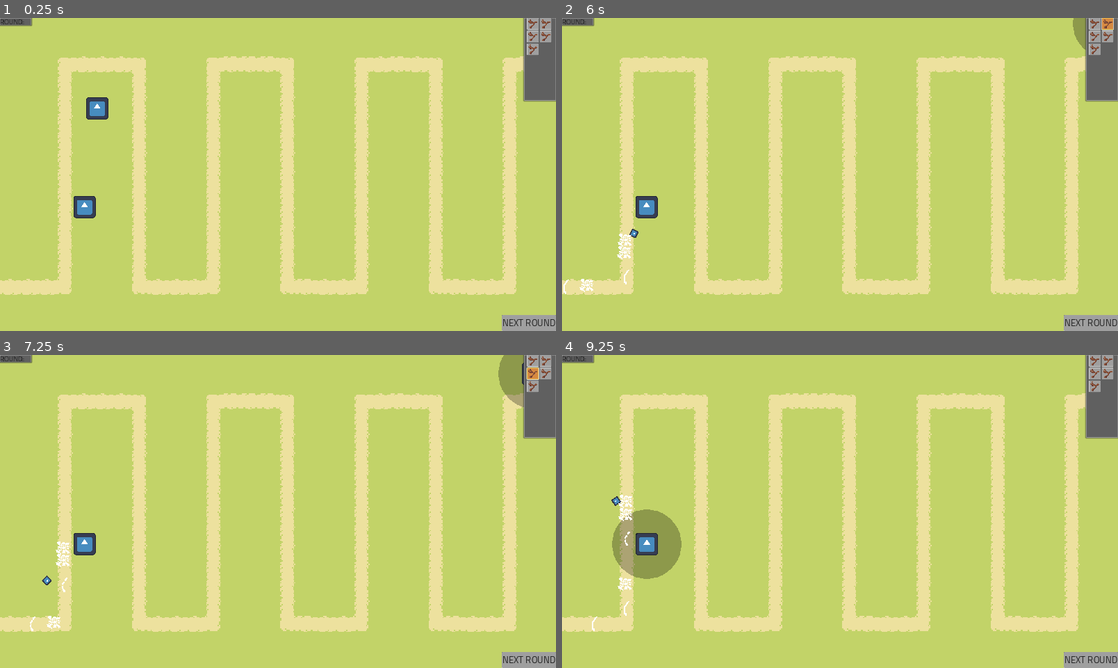
Above: before the commit, frames 1-4 (two rows, left to right).
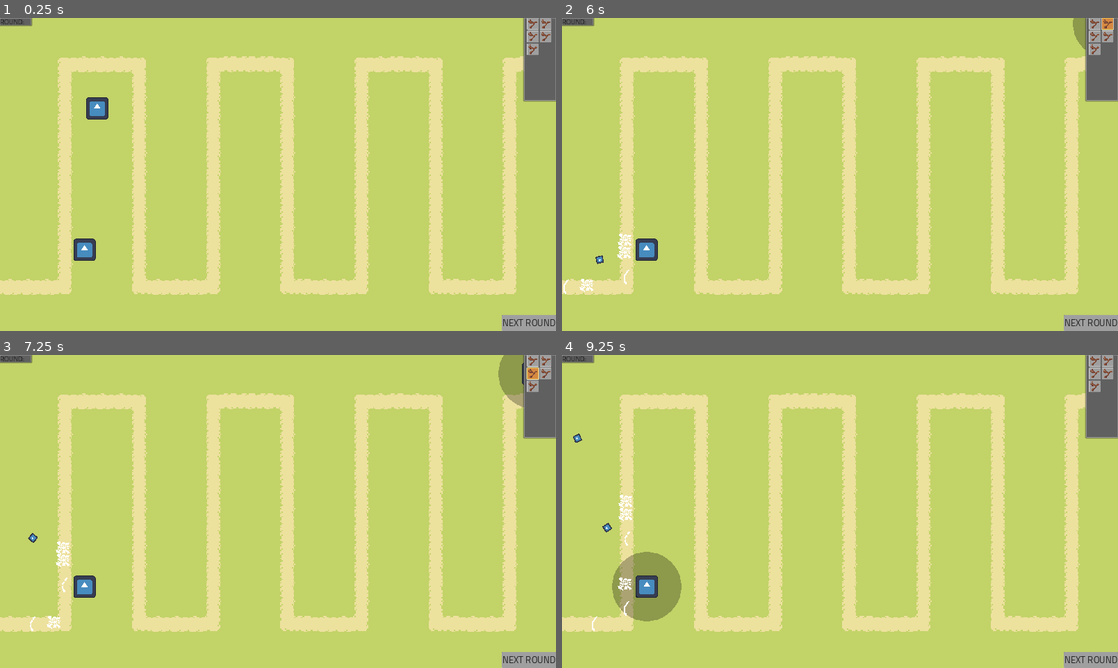
Above: after the commit, the same moments.

Repository: MindVisceral/BoneTD
Game: Godot game, scene res://Levels/Level1/Level1.tscn
Same seed, same stepped clock (60 frames per second), same inputs: the game is played once before the commit and once after it. This scene is started directly instead of the project's main scene. The engine's default icon, where the game draws it, is replaced by a stand-in: a white triangle on a blue panel in a dark square.
Inputs (mouse positions are in pixels of both pictures, inside the frame that each line leads up to; where the layout moved, square brackets give the same spot in the first picture):
- Up to frame 1 (0.25 s): no input
- Up to frame 2 (6 s): click "NEXT ROUND" at 0.5 s; click "NEXT ROUND" at 1.25 s; click (662, 108) at 2.02 s; click (684, 121) at 2.75 s; click (634, 121) at 3.5 s; click (662, 83) at 4.25 s; click (1095, 24) at 5 s; click (1106, 24) at 5.75 s
- Up to frame 3 (7.25 s): click (533, 373) at 6.5 s
- Up to frame 4 (9.25 s): click (1106, 373) at 7.25 s; click (1095, 386) at 8 s; click (645, 586) [645, 542] at 8.75 s

The runs differ from the first frame. In frame 1, 0.6% of the frame differs, in the area x 13-18%, y 56-78%; in frame 2, 0.6%; in frame 3, 0.6%; in frame 4, 3.2%, in the area x 2-22%, y 25-86%.
Error before the commit: Cannot call method 'instantiate' on a null value. (res://Entities/Towers/BaseTower/BaseTower.gd:362)
Error after the commit: Cannot call method 'instantiate' on a null value. (res://Entities/Towers/BaseTower/BaseTower.gd:347)

Commit message:
Moved Base-, added Straight-Bullet, stats moved

Diff:
--- a/Entities/Towers/BaseTower/BaseBullet.gd
+++ /dev/null
@@ -1,65 +0,0 @@
-class_name BaseBullet
-extends Area2D
-
-###-------------------------------------------------------------------------###
-##### Bullet Variables
-###-------------------------------------------------------------------------###
-
-## NOTE: These are all set by the Tower which shoots this Bullet.
-## NOTE: Check the BaseTower script for more information
-
-## Bullet's base speed
-var speed: int = 80
-## Default damage dealt by this bullet
-var damage: int = 1
-## How many times this Bullet can go through an Enemy/Enemies before breaking.
-## "0" means that this Bullet does not pierce - it deals damage once and is destroyed,
-## "1" means that this Bullet can deal damage up to two times and it's destroyed on the second hit
-var piercings_left: int = 0
-
-## The Texture which this Bullet's Sprite will use. This is the default
-var sprite_texture: CompressedTexture2D = preload("res://icon.svg")
-
-
-###-------------------------------------------------------------------------###
-##### Onready Variables
-###-------------------------------------------------------------------------###
-
-@onready var sprite: Sprite2D = $Sprite
-
-func _ready() -> void:
-	sprite.texture = sprite_texture
-
-func _physics_process(delta: float) -> void:
-	## Make the bullet move at speed over time
-	global_position += transform.x * speed * delta
-
-
-## Check for Enemies
-func _on_area_entered(area: Area2D) -> void:
-	if area is Hurtbox:
-
-		## Create a new DamageData to send over, give it this bullet's variables, and send it over
-		## to the area's (which is a Hurtbox) Entity (which should be an Enemy)
-		var damageData = DamageData.new()
-		damageData.damage_value = damage
-		## Finally, pass over that DamageData
-		area.pass_DamageData(damageData)
-
-		## If the Bullet still has some piercing power after this hit, let it continue
-		if piercings_left > 0:
-			piercings_left -= 1
-		## This Bullet cannot pierce anymore. Time to be destroyed
-		else:
-			## And destroy the bullet
-			queue_free()
-
-## Check for Environment
-func _on_body_entered(body: Node2D) -> void:
-	if body:
-		queue_free()
-
-
-## When this Timer runs out, destroy the bullet to save on performance.
-func _on_destroy_timer_timeout() -> void:
-	queue_free()
--- a/Entities/Towers/BaseTower/BaseTower.gd
+++ b/Entities/Towers/BaseTower/BaseTower.gd
@@ -84,21 +84,6 @@
 
 ## Time until the next singular shot can be fired
 @export_range(0.05, 15.0, 0.05) var shot_delay: float = 1.0
-
-
-###-------------------------------------------------------------------------###
-##### Bullet Variables
-###-------------------------------------------------------------------------###
-
-@export_group("Bullet stuff")
-
-## Default damage dealt by the bullet
-@export_range(0, 9999, 1) var bullet_damage: int = 1
-
-## How many times a Bullet created by this Tower can go through an Enemy/Enemies before breaking.
-## "0" means that this Bullet does not pierce - it deals damage once and is destroyed,
-## "1" means that this Bullet can deal damage up to two times and it's destroyed on the second hit
-@export_range(0, 9999, 1) var bullet_piercing_amount: int = 0
 
 
 ###-------------------------------------------------------------------------###
--- /dev/null
+++ b/Entities/Towers/ProjectileTower/BaseBullet.gd
@@ -0,0 +1,92 @@
+class_name BaseBullet
+extends Area2D
+
+
+## NOTE: This BaseBullet has no movement code!
+## Movement is Bullet-specific, so use the right inherited Bullet for any movement pattern you need
+
+
+###-------------------------------------------------------------------------###
+##### Base Bullet References
+###-------------------------------------------------------------------------###
+
+## The Texture which this Bullet's Sprite will use. icon.svg is used by default
+@export var sprite_texture: CompressedTexture2D = preload("res://icon.svg")
+
+
+###-------------------------------------------------------------------------###
+##### Base Bullet Variables
+###-------------------------------------------------------------------------###
+
+## Bullet's base movement speed
+@export var speed: int = 80
+
+## Default damage dealt by this bullet
+@export var damage: int = 1
+
+## How many times this Bullet can go through an Enemy/Enemies before it breaks and disappears.
+## "0" means that this Bullet does not pierce - it deals damage once and is destroyed,
+## "1" means that this Bullet can deal damage up to two times and it's destroyed on the second hit
+@export var piercings_left: int = 0
+
+
+###-------------------------------------------------------------------------###
+##### Onready Variables
+###-------------------------------------------------------------------------###
+
+@onready var sprite: Sprite2D = $Sprite
+
+
+###-------------------------------------------------------------------------###
+##### Setup function
+###-------------------------------------------------------------------------###
+
+func _ready() -> void:
+	sprite.texture = sprite_texture
+
+
+###-------------------------------------------------------------------------###
+##### Enemy interaction
+###-------------------------------------------------------------------------###
+
+## Check for Enemies. This is just a basic check - replace when needed.
+func _on_area_entered(area: Area2D) -> void:
+	if area is Hurtbox:
+
+		## Create a new DamageData to send over, give it this bullet's variables, and send it over
+		## to the area's (which is a Hurtbox) Entity (which should be an Enemy)
+		var damageData = DamageData.new()
+		damageData.damage_value = damage
+		## Finally, pass over that DamageData
+		area.pass_DamageData(damageData)
+
+		## If the Bullet still has some piercing power after this hit, let it continue
+		if piercings_left > 0:
+			piercings_left -= 1
+		## This Bullet cannot pierce anymore. Time for it to be destroyed.
+		else:
+			destroy_bullet()
+
+
+###-------------------------------------------------------------------------###
+##### Environment interaction
+###-------------------------------------------------------------------------###
+
+## Check for Environment. The Bullet is destroyed by default.
+func _on_body_entered(body: Node2D) -> void:
+	if body:
+		destroy_bullet()
+
+
+###-------------------------------------------------------------------------###
+##### Bullet destruction
+###-------------------------------------------------------------------------###
+
+## When the Bullet has served its function - hit an Enemy or an Environmental obstacle
+func destroy_bullet() -> void:
+	queue_free()
+
+## When this Timer runs out, destroy the bullet to save on performance.
+## No need for special effects - destroy_bullet() is for that.
+func _on_destroy_timer_timeout() -> void:
+	queue_free()
--- a/Entities/Towers/BaseTower/BaseBullet.tscn
+++ b/Entities/Towers/ProjectileTower/BaseBullet.tscn
@@ -1,6 +1,6 @@
 [gd_scene load_steps=3 format=3 uid="uid://dtej8bo36swce"]
 
-[ext_resource type="Script" path="res://Entities/Towers/BaseTower/BaseBullet.gd" id="1_7rx70"]
+[ext_resource type="Script" path="res://Entities/Towers/ProjectileTower/BaseBullet.gd" id="1_7rx70"]
 [ext_resource type="Texture2D" uid="uid://c6mdmcmvjs336" path="res://icon.svg" id="1_kohja"]
 
 [node name="BaseBullet" type="Area2D"]
--- a/Entities/Towers/ProjectileTower/ProjectileTower.gd
+++ b/Entities/Towers/ProjectileTower/ProjectileTower.gd
@@ -19,26 +19,7 @@
 
 ## Reference to the Bullet scene, which this Tower will 'shoot' (instantiate).
 ## NOTE: This is unique to Projectile-type Towers!
-@export var bullet_scene: PackedScene = \
-	preload("res://Entities/Towers/BaseTower/BaseBullet.tscn")
-
-
-###-------------------------------------------------------------------------###
-##### Bullet Variables
-###-------------------------------------------------------------------------###
-
-@export_group("Bullet stuff")
-
-
-## NOTE: HERE: DECIDE IF THE BULLET OR TOWER SHOULD HANDLE ALL THIS!
-
-
-## The Tower holds the Bullet's sprite
-@export var bullet_sprite: Texture = \
-	preload("res://icon.svg")
-
-## Bullet's base speed
-@export_range(0, 9999, 1) var bullet_speed: int = 80
+@export var bullet_scene: PackedScene
 
 
 ###-------------------------------------------------------------------------###
@@ -79,22 +60,13 @@
 	## Instantiate the Bullet which will be fired.
 	var bullet: BaseBullet = bullet_scene.instantiate()
 
+
+	print(bullet)
+
+
 	## Adjust the Bullet's rotation so it will hit the Enemy.
-	## NOTE: HERE: This should be independent from the Bullet's visuals, but they are bound.
+	## NOTE: HERE: This should be independent from the Bullet's visuals, but they are bound!
 	bullet.rotation = angle_to_current_target
-
-	## Pass on the bullet variables
-	## NOTE: This is done this way so I don't have to create a thousand bullets for each Tower upgrade
-	## NOTE: that only differ in stats. The Tower handles most of it
-	## NOTE: (but not unique Bullet behaviour like homing!)
-	bullet.speed = bullet_speed
-	bullet.damage = bullet_damage
-	bullet.piercings_left = bullet_piercing_amount
-
-	## Update Bullet visuals, just in case.
-	## HERE: This should be changed; either the Bullet OR the Tower/upgrade should know the visuals
-	bullet.sprite_texture = bullet_sprite
-
 	## The Bullet should be fired from this Tower's bullet_spawn_point
 	bullet.global_position = bullet_spawn_point.global_position
 
--- a/Entities/Towers/ProjectileTower/ProjectileTower.tscn
+++ b/Entities/Towers/ProjectileTower/ProjectileTower.tscn
@@ -1,15 +1,12 @@
-[gd_scene load_steps=5 format=3 uid="uid://cavd1oiqjhyqd"]
+[gd_scene load_steps=4 format=3 uid="uid://cavd1oiqjhyqd"]
 
 [ext_resource type="PackedScene" uid="uid://u1qyk1m1yco0" path="res://Entities/Towers/BaseTower/BaseTower.tscn" id="1_478ed"]
 [ext_resource type="Script" path="res://Entities/Towers/ProjectileTower/ProjectileTower.gd" id="2_nispy"]
-[ext_resource type="PackedScene" uid="uid://dtej8bo36swce" path="res://Entities/Towers/BaseTower/BaseBullet.tscn" id="3_ffmj8"]
-[ext_resource type="Texture2D" uid="uid://c6mdmcmvjs336" path="res://icon.svg" id="4_gk2my"]
+[ext_resource type="PackedScene" uid="uid://bdnbb7w3mmwmw" path="res://Entities/Towers/ProjectileTower/StraightBullet.tscn" id="3_4qeq7"]
 
 [node name="ProjectileTower" instance=ExtResource("1_478ed")]
 script = ExtResource("2_nispy")
-bullet_scene = ExtResource("3_ffmj8")
-bullet_sprite = ExtResource("4_gk2my")
-bullet_speed = 80
+bullet_scene = ExtResource("3_4qeq7")
 
 [editable path="RadialTowerSelection"]
 [editable path="TowerRange"]
--- /dev/null
+++ b/Entities/Towers/ProjectileTower/StraightBullet.gd
@@ -0,0 +1,23 @@
+class_name StraightBullet
+extends BaseBullet
+
+
+## NOTE: This Bulletuses the default damage calculation script seen in BaseBullet.
+
+
+###-------------------------------------------------------------------------###
+##### Setup function
+###-------------------------------------------------------------------------###
+
+func _ready() -> void:
+	super()
+
+
+###-------------------------------------------------------------------------###
+##### Bullet Movement
+###-------------------------------------------------------------------------###
+
+## The only difference between this and the BaseBullet is that this one moves in a straight line.
+func _physics_process(delta: float) -> void:
+	## Make the bullet move at speed over time
+	global_position += transform.x * speed * delta
--- /dev/null
+++ b/Entities/Towers/ProjectileTower/StraightBullet.tscn
@@ -0,0 +1,7 @@
+[gd_scene load_steps=3 format=3 uid="uid://bdnbb7w3mmwmw"]
+
+[ext_resource type="PackedScene" uid="uid://dtej8bo36swce" path="res://Entities/Towers/ProjectileTower/BaseBullet.tscn" id="1_g57qm"]
+[ext_resource type="Script" path="res://Entities/Towers/ProjectileTower/StraightBullet.gd" id="2_wt74w"]
+
+[node name="StraightBullet" instance=ExtResource("1_g57qm")]
+script = ExtResource("2_wt74w")
--- a/Entities/Towers/StickGuy/StickBullet.tscn
+++ b/Entities/Towers/StickGuy/StickBullet.tscn
@@ -1,6 +1,6 @@
 [gd_scene load_steps=3 format=3 uid="uid://c6033qphpoajv"]
 
-[ext_resource type="PackedScene" uid="uid://dtej8bo36swce" path="res://Entities/Towers/BaseTower/BaseBullet.tscn" id="1_x2sc4"]
+[ext_resource type="PackedScene" uid="uid://dtej8bo36swce" path="res://Entities/Towers/ProjectileTower/BaseBullet.tscn" id="1_x2sc4"]
 
 [sub_resource type="CircleShape2D" id="CircleShape2D_ps0fo"]
 radius = 130.0
--- a/Entities/Towers/StickGuy/StickGuy.tscn
+++ b/Entities/Towers/StickGuy/StickGuy.tscn
@@ -13,7 +13,6 @@
 upgrade_1 = ExtResource("2_2jbvk")
 upgrade_2 = ExtResource("2_2jbvk")
 shot_delay = 0.7
-bullet_piercing_amount = 9999
 
 [node name="TowerRangeVisuals" parent="." index="0"]
 visible = true
--- a/Levels/Level1/Level1.tscn
+++ b/Levels/Level1/Level1.tscn
@@ -420,8 +420,8 @@
 navigation_layer_0/layers = 1
 sources/0 = SubResource("TileSetAtlasSource_yxxhc")
 
-[sub_resource type="CircleShape2D" id="CircleShape2D_lgk2g"]
-radius = 31.0
+[sub_resource type="CircleShape2D" id="CircleShape2D_n0r05"]
+radius = 33.2415
 
 [sub_resource type="Curve2D" id="Curve2D_ja27w"]
 _data = {
@@ -465,7 +465,6 @@
 position = Vector2(84, 78)
 tower_handler = NodePath("..")
 shot_delay = 1.5
-bullet_damage = 0
 
 [node name="TowerRangeVisuals" parent="TowerHandler/BaseTower" index="0"]
 visible = false
@@ -473,15 +472,15 @@
 [node name="ShotDelayTimer" parent="TowerHandler/BaseTower" index="6"]
 wait_time = 1.5
 
-[node name="ProjectileTower" parent="TowerHandler" node_paths=PackedStringArray("tower_handler") instance=ExtResource("7_7jgn4")]
-position = Vector2(73, 163)
+[node name="ProjectileTower" parent="TowerHandler" node_paths=PackedStringArray("tower_handler") instance=ExtResource("7_ylebg")]
+position = Vector2(73, 200)
 tower_handler = NodePath("..")
 
 [node name="TowerRangeVisuals" parent="TowerHandler/ProjectileTower" index="0"]
-scale = Vector2(0.484375, 0.484375)
+scale = Vector2(0.519399, 0.519399)
 
 [node name="Collider" parent="TowerHandler/ProjectileTower/TowerRange" index="0"]
-shape = SubResource("CircleShape2D_lgk2g")
+shape = SubResource("CircleShape2D_n0r05")
 
 [node name="MovementPath" type="Path2D" parent="."]
 z_index = 1
Not shown: 1 places in Levels/Level1/Level1.tscn that only renumber resources
